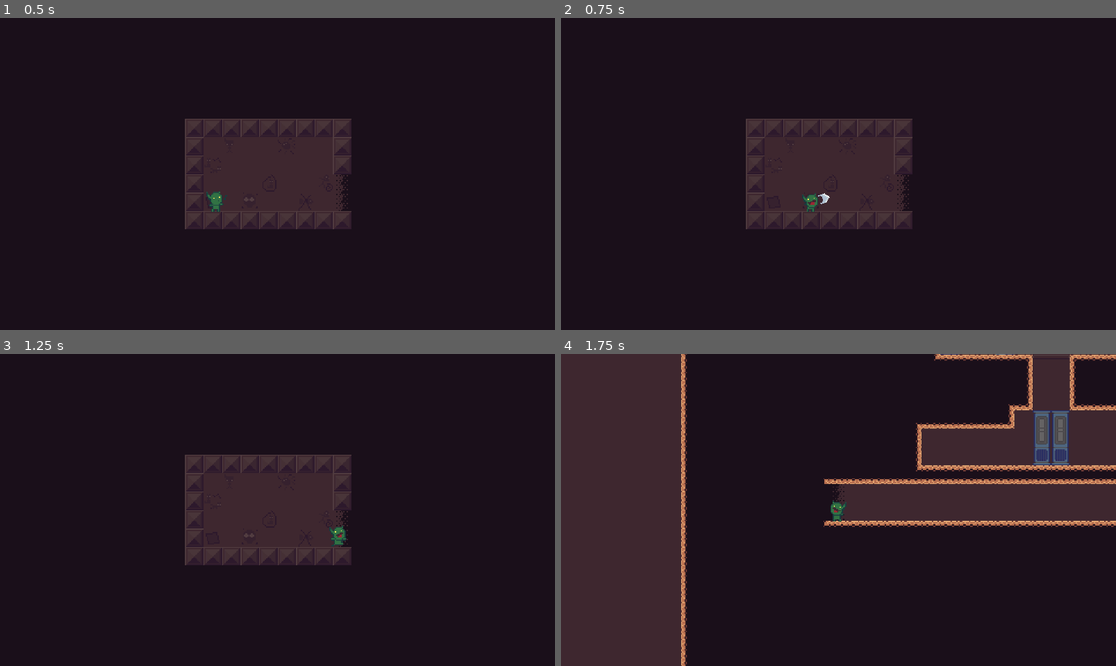
Above: before the commit, frames 1-4 (two rows, left to right).
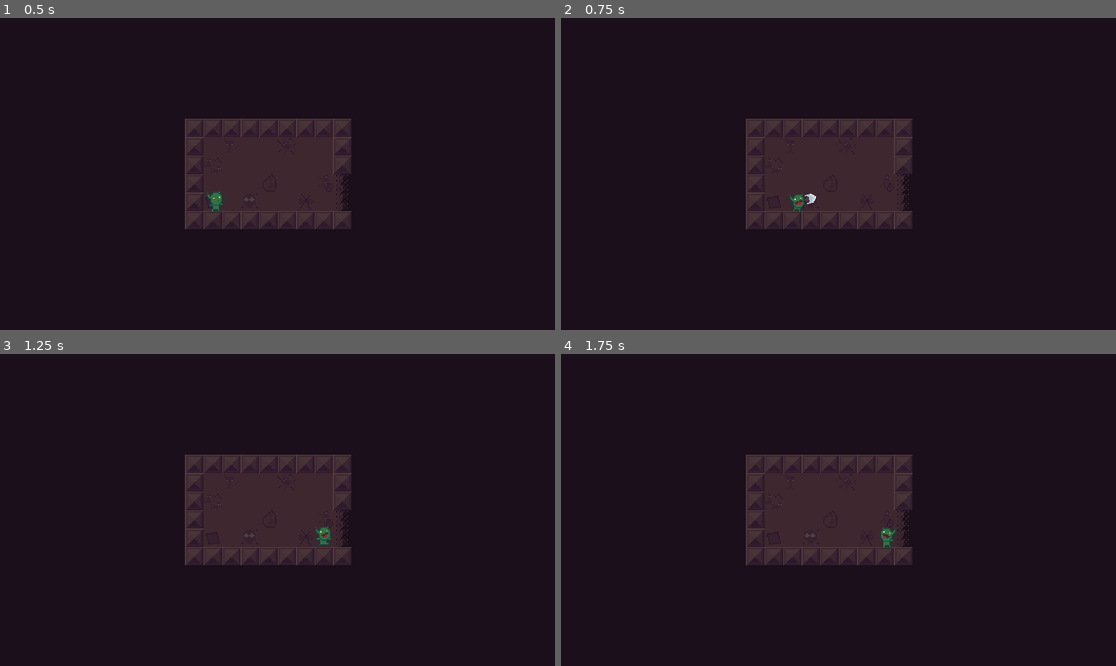
Above: after the commit, the same moments.

Repository: htimsekim/gobbo
Game: Godot game, scene res://src/Main/Game.tscn
Two runs of this game, one before a commit and one after it. Both use one fixed random seed, a clock stepped at 60 frames per second and the inputs below.
Inputs (mouse positions are in pixels of both pictures, inside the frame that each line leads up to):
- Up to frame 1 (0.5 s): no input
- Up to frame 2 (0.75 s): tap Enter at 0.5 s; move the mouse to (960, 158) at 0.52 s; hold Right (move_right) from 0.53 s (still down); hold Ctrl (crouch) from 0.53 s (still down); click (960, 158) at 0.67 s
- Up to frame 3 (1.25 s): keep holding Right (move_right); keep holding Ctrl (crouch); tap Space (jump) at 0.77, 0.8, 1.07 s
- Up to frame 4 (1.75 s): release Right (move_right) at 1.25 s; release Ctrl (crouch) at 1.25 s; drag from (727, 525) to (810, 572) at 1.27 s

Frame 1 is identical in both runs. In frame 2, 0.2% of the frame differs, in the area x 41-49%, y 56-63%; in frame 3, 0.3%; in frame 4, 44%, in the area x 0-100%, y 0-100%.

Commit message:
direction change fix

Diff:
--- a/src/Objects/Player.gd
+++ b/src/Objects/Player.gd
@@ -45,6 +45,12 @@
 
 #	if Input.is_action_just_pressed("jump"):
 #		animation_player.play("crouch")
+	var acceleration = .2
+	var friction = 1
+	if direction.x !=0:
+		_velocity.x = lerp(_velocity.x, direction.x * speed.x, acceleration)
+	else:
+		_velocity.x = lerp(_velocity.x, 0, friction)
 
 	var animation = get_new_animation(is_shooting) #determines which animation to play
 	if damagetaken:
@@ -61,7 +67,7 @@
 # Calculates new velocity. It allows you to interrupt jumps.
 func calculate_move_velocity(linear_velocity, direction, speed, is_jump_interrupted ):
 	var velocity = linear_velocity
-	velocity.x = speed.x * direction.x
+	#velocity.x = speed.x * direction.x
 	if direction.y != 0.0: velocity.y = speed.y * direction.y
 	if is_jump_interrupted: velocity.y = 0.0
 
